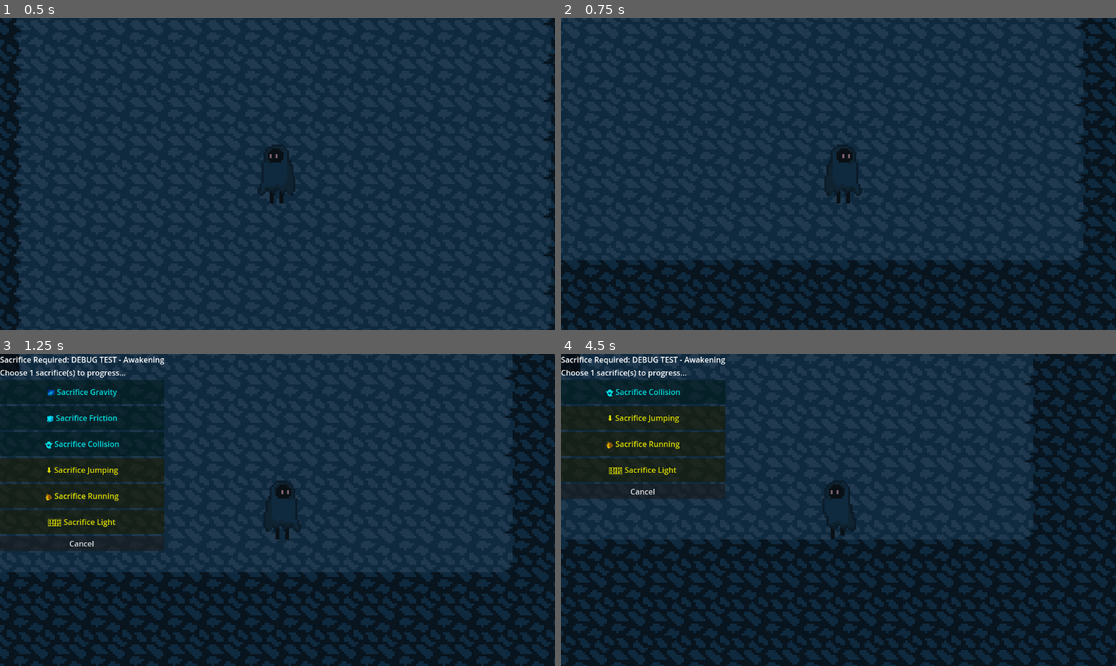
Above: before the commit, frames 1-4 (two rows, left to right).
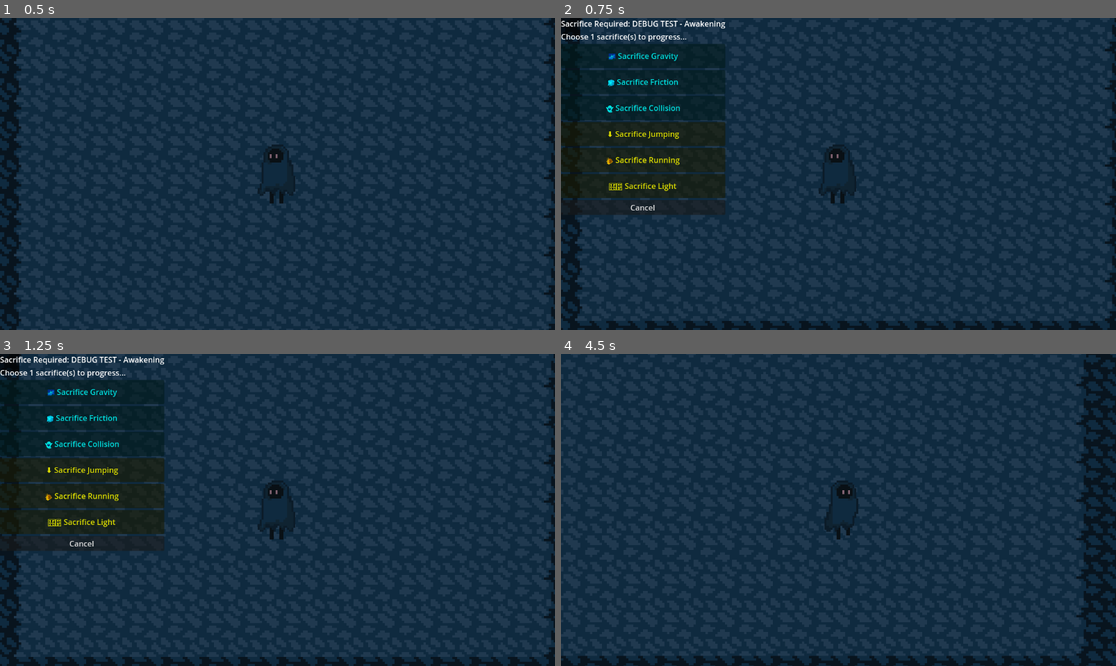
Above: after the commit, the same moments.

Repository: Sukarth/Hackclub-Jumpstart-Game
Game: Godot game, scene res://game.tscn
Two runs of this game, one before a commit and one after it. Both use one fixed random seed, a clock stepped at 60 frames per second and the inputs below.
Inputs:
- Up to frame 1 (0.5 s): no input
- Up to frame 2 (0.75 s): tap Enter at 0.5 s; hold D (move_right) from 0.53 s (still down); hold E (trigger_sacrifice, bound only after the commit) from 0.53 s (still down)
- Up to frame 3 (1.25 s): keep holding D (move_right); keep holding E (trigger_sacrifice, bound only after the commit); tap Space (jump) at 0.77 s; tap Up (trigger_sacrifice, bound only before the commit) at 0.8 s
- Up to frame 4 (4.5 s): release D (move_right) at 1.25 s; release E (trigger_sacrifice, bound only after the commit) at 1.25 s; click "🌌 Sacrifice Gravity" at 1.25 s; hold D (move_right) 2.03-2.75 s; tap Up (trigger_sacrifice, bound only before the commit) at 2.1, 3.8 s; tap Space (jump) at 2.27 s; tap E (trigger_sacrifice, bound only after the commit) at 2.3 s; click "🧊 Sacrifice Friction" at 2.75 s; hold A (move_left) 3.53-4.28 s; hold F (show_progress, bound only after the commit) 3.53-4.28 s; hold D (move_right) from 4.28 s (still down); tap Down (show_progress, bound only before the commit) at 4.35 s

Frame 1 is identical in both runs. In frame 2, 28% of the frame differs, in the area x 0-100%, y 0-100%; in frame 3, 20%; in frame 4, 37%.

Commit message:
input map cahnges

Diff:
--- a/player/player.gd
+++ b/player/player.gd
@@ -86,7 +86,6 @@
 		global_position += velocity * delta
 
 	%Sprite.flip_h = velocity.x > 0
-	print(velocity)
 
 	var treshold = 200
 
--- a/project.godot
+++ b/project.godot
@@ -55,6 +55,7 @@
 "deadzone": 0.2,
 "events": [Object(InputEventKey,"resource_local_to_scene":false,"resource_name":"","device":-1,"window_id":0,"alt_press …(191 unchanged characters)…
 , Object(InputEventKey,"resource_local_to_scene":false,"resource_name":"","device":-1,"window_id":0,"alt_pressed":false …(186 unchanged characters)…
+, Object(InputEventKey,"resource_local_to_scene":false,"resource_name":"","device":-1,"window_id":0,"alt_pressed":false,"shift_pressed":false,"ctrl_pressed":false,"meta_pressed":false,"pressed":false,"keycode":0,"physical_keycode":87,"key_label":0,"unicode":119,"location":0,"echo":false,"script":null)
 ]
 }
 debug={
@@ -69,12 +70,12 @@
 }
 trigger_sacrifice={
 "deadzone": 0.5,
-"events": [Object(InputEventKey,"resource_local_to_scene":fa …(140 unchanged characters)… d":false,"keycode":0,"physical_keycode":4194320,"key_label":0,"unicode":0,"location":0,"echo":false,"script":null)
+"events": [Object(InputEventKey,"resource_local_to_scene":fa …(140 unchanged characters)… d":false,"keycode":0,"physical_keycode":69,"key_label":0,"unicode":101,"location":0,"echo":false,"script":null)
 ]
 }
 show_progress={
 "deadzone": 0.5,
-"events": [Object(InputEventKey,"resource_local_to_scene":fa …(140 unchanged characters)… d":false,"keycode":0,"physical_keycode":4194322,"key_label":0,"unicode":0,"location":0,"echo":false,"script":null)
+"events": [Object(InputEventKey,"resource_local_to_scene":fa …(140 unchanged characters)… d":false,"keycode":0,"physical_keycode":70,"key_label":0,"unicode":102,"location":0,"echo":false,"script":null)
 ]
 }
 
--- a/scripts/Game.gd
+++ b/scripts/Game.gd
@@ -36,8 +36,9 @@
 
 func _input(event):
 	# Fallback debug trigger if LevelManager doesn't handle it
-	if event.is_action_pressed("trigger_sacrifice"):
-		debug_trigger_sacrifice_fallback()
+	#if event.is_action_pressed("trigger_sacrifice"):
+	#	debug_trigger_sacrifice_fallback()
+	pass
 
 func debug_trigger_sacrifice_fallback():
 	"""Fallback function to trigger sacrifice UI from Game level"""
